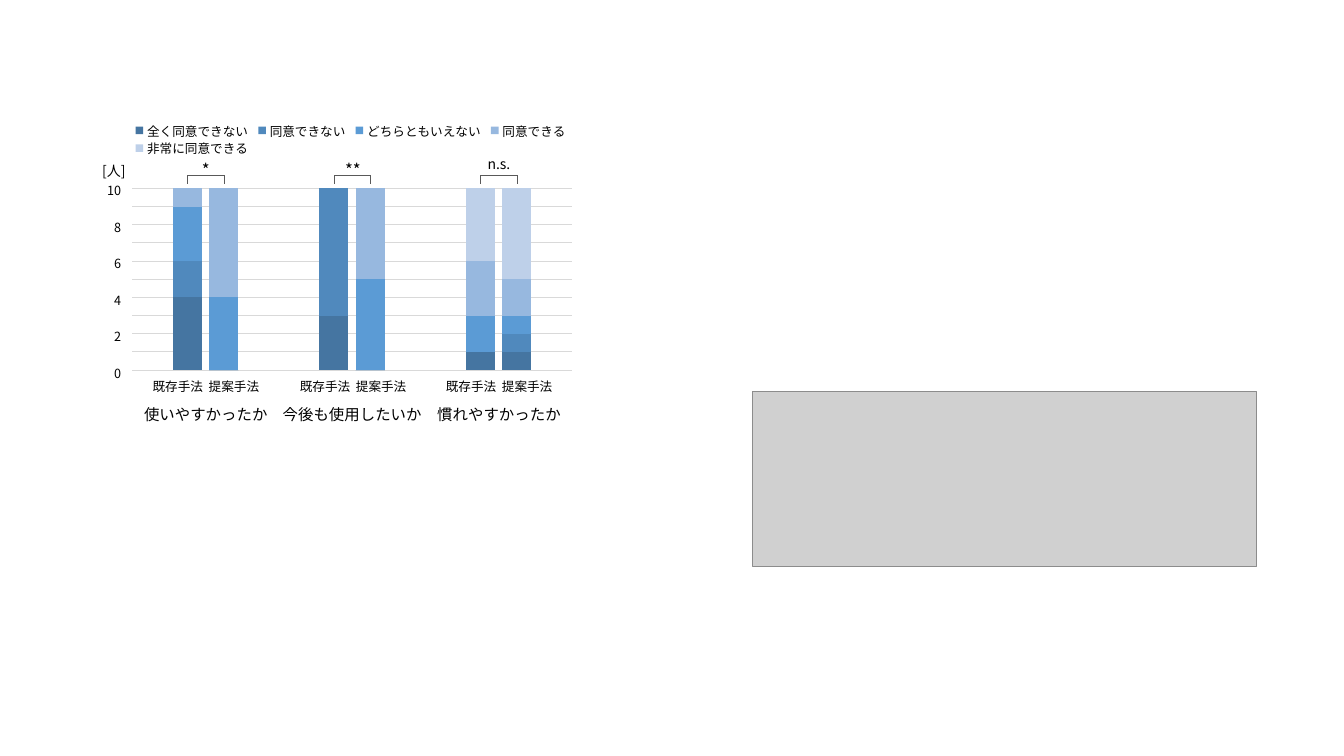
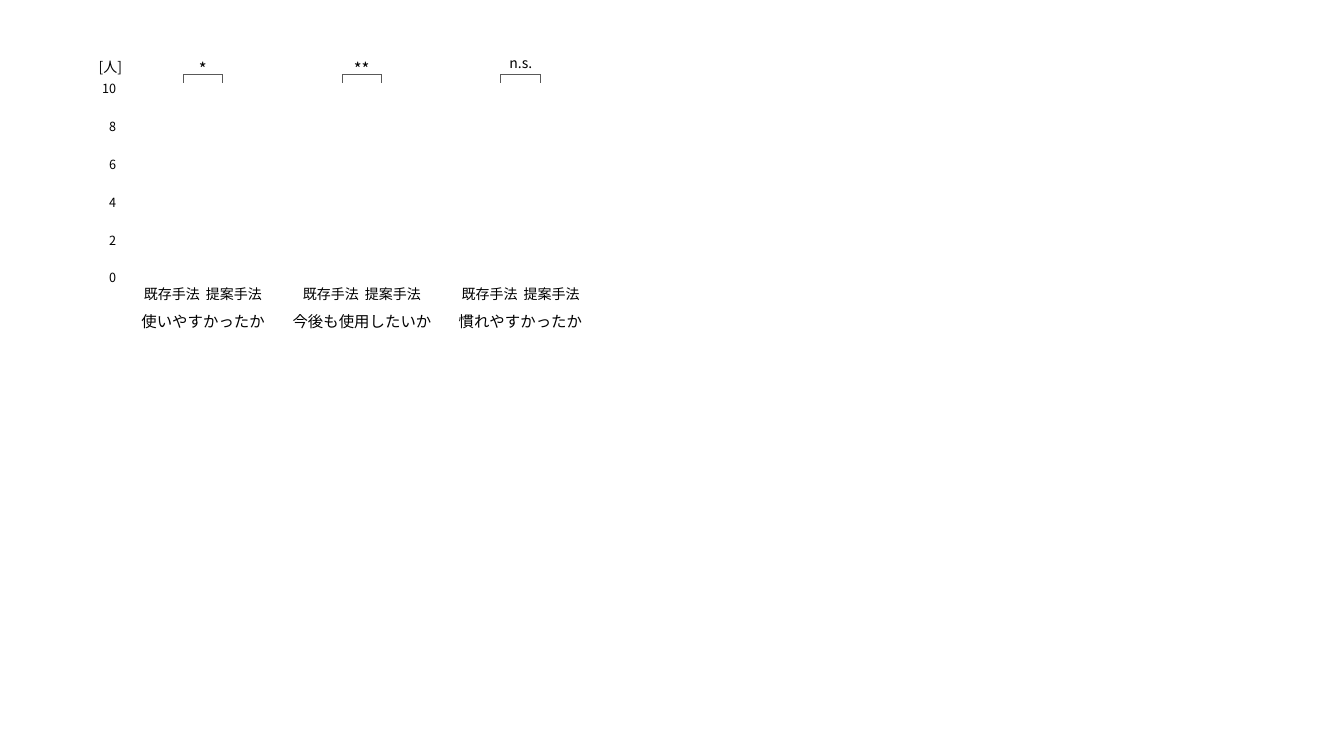
Before and after one commit to pvcresin/hci, a slide deck: slide 4 of 図とグラフ.pptx. Drawn at 1344x756 pixels with LibreOffice and Linux fonts; fonts in the diff are those of the drawing; grey boxes stand for pictures. Boxes give left, top, right and bottom in pixels: in the first picture for what was removed or moved away, otherwise in the second. Text is boxed around its words. In the diff, an @@ line names an element or a change of style, - is before the commit and + after.

```diff
--- a/図とグラフ.pptx
+++ b/図とグラフ.pptx
@@ text "[人]": place and size @@
-text "[人]" at (102, 164, 125, 179)
+text "[人]" at (99, 60, 122, 75)
@@ text "*" rewrapped from (189, 154, 223, 185) to (184, 53, 223, 84) @@
@@ text "**" rewrapped from (331, 154, 376, 185) to (342, 53, 381, 84) @@
@@ text "n.s.": place and size @@
-text "n.s." at (488, 161, 511, 169)
+text "n.s." at (509, 60, 532, 68)
@@ table: place and size @@
-table at (87, 171, 131, 391)
+table at (100, 70, 116, 296)
@@ left bracket: place and size @@
-left bracket at (188, 175, 224, 184)
+left bracket at (183, 74, 222, 82)
@@ left bracket: place and size @@
-left bracket at (334, 175, 370, 184)
+left bracket at (342, 74, 382, 82)
@@ left bracket: place and size @@
-left bracket at (481, 175, 517, 184)
+left bracket at (501, 74, 540, 82)
@@ column stacked 100% chart removed at (84, 120, 588, 422) @@
-categories: 1, 2, 3, 4, 5, 6, 7, 8, 9, 10, 11
-全く同意できない: -, 40, 0, -, -, 30, 0, -, -, 10, 10, -
-同意できない: -, 20, 0, -, -, 70, 0, -, -, 0, 10, -
-どちらともいえない: -, 30, 40, -, -, 0, 50, -, -, 20, 10, -
-同意できる: -, 10, 60, -, -, 0, 50, -, -, 30, 20, -
-非常に同意できる: -, 0, 0, -, -, 0, 0, -, -, 40, 50, -
@@ text "既存手法 提案手法": place and size @@
-text "既存手法 提案手法" at (153, 380, 259, 392)
+text "既存手法 提案手法" at (144, 287, 262, 300)
@@ text "既存手法 提案手法": place and size @@
-text "既存手法 提案手法" at (300, 380, 406, 392)
+text "既存手法 提案手法" at (303, 287, 421, 300)
@@ size 9 to 10 pt in 3 elements at (144, 287, 262, 300), (303, 287, 421, 300), (462, 287, 580, 300) @@
@@ text "既存手法 提案手法": place and size @@
-text "既存手法 提案手法" at (446, 380, 552, 392)
+text "既存手法 提案手法" at (462, 287, 580, 300)
@@ text "使いやすかったか": place and size @@
-text "使いやすかったか" at (144, 407, 267, 422)
+text "使いやすかったか" at (141, 314, 264, 329)
@@ text "今後も使用したいか": place and size @@
-text "今後も使用したいか" at (283, 407, 422, 422)
+text "今後も使用したいか" at (293, 314, 432, 329)
@@ text "慣れやすかったか": place and size @@
-text "慣れやすかったか" at (437, 407, 560, 421)
+text "慣れやすかったか" at (459, 314, 582, 329)
@@ picture removed at (753, 391, 1257, 567) @@
```
Also in this commit, not shown: 1 other slide changed, 7 other files.
